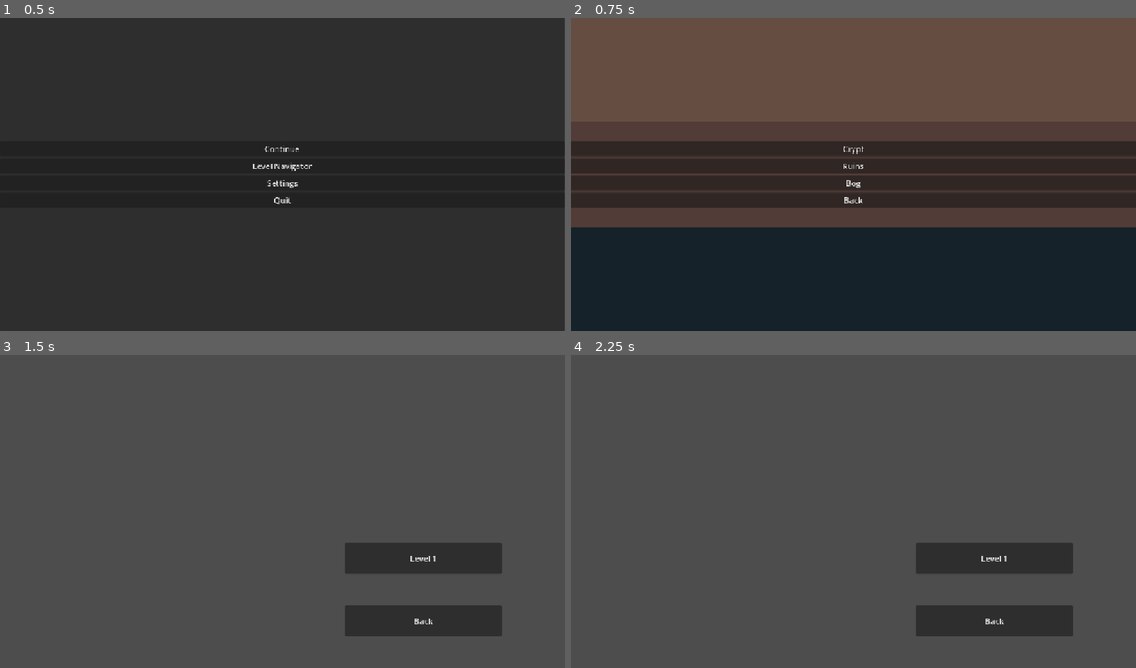
Above: before the commit, frames 1-4 (two rows, left to right).
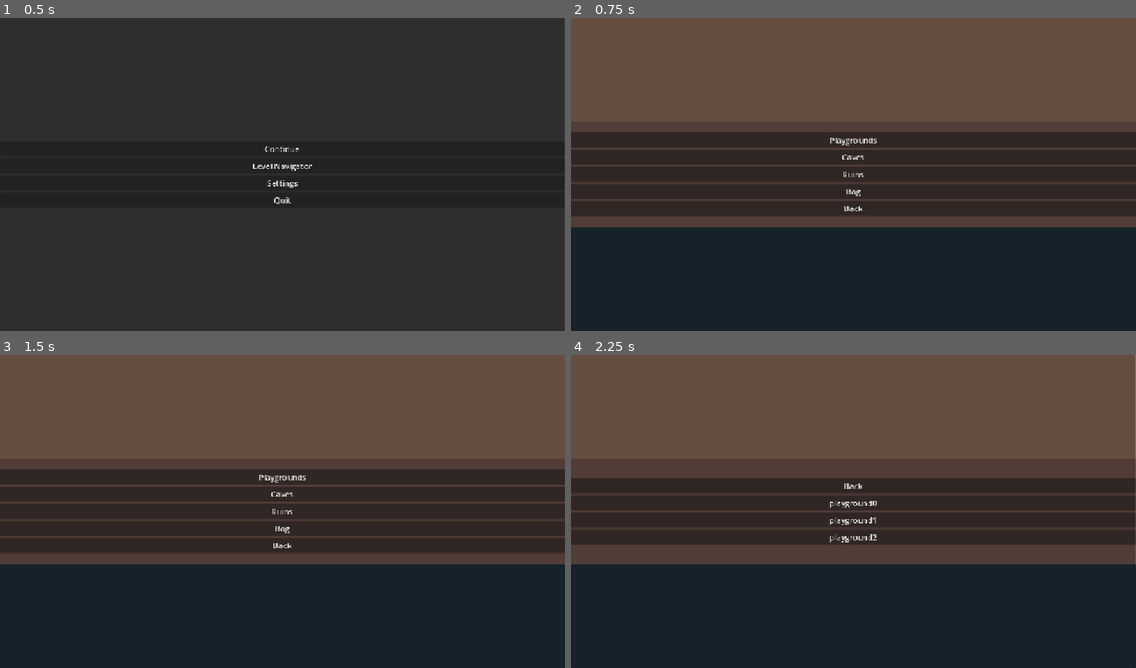
Above: after the commit, the same moments.

Repository: whitsettbe/kcol-f26-gamedevproj-cb
Game: Godot game, scene res://scenes/main_menu.tscn
Two runs of this game, one before a commit and one after it. Both use one fixed random seed, a clock stepped at 60 frames per second and the inputs below. This scene is started directly instead of the project's main scene.
Inputs (mouse positions are in pixels of both pictures, inside the frame that each line leads up to):
- Up to frame 1 (0.5 s): no input
- Up to frame 2 (0.75 s): click "Level Navigator" at 0.5 s
- Up to frame 3 (1.5 s): click (282, 486) at 1.25 s, where only the run before the commit has a clickable "Crypt"
- Up to frame 4 (2.25 s): click (853, 477) at 2 s, where only the run after the commit has a clickable "Playgrounds"

Frame 1 is identical in both runs. In frame 2, 9.0% of the frame differs, in the area x 0-100%, y 36-64%; in frame 3, 91%, in the area x 0-100%, y 0-100%; in frame 4, 88%.

Commit message:
Add dynamic level buttons.

Diff:
--- /dev/null
+++ b/TornAsunder/level_components/scripts/caves_navigator.gd
@@ -0,0 +1,17 @@
+extends Node2D
+
+
+# Called when the node enters the scene tree for the first time.
+func _ready() -> void:
+	hide()
+
+# Called every frame. 'delta' is the elapsed time since the previous frame.
+func _process(delta: float) -> void:
+	pass
+
+func open():
+	show()
+
+# Opens previous page.
+func _on_back_pressed() -> void:
+	hide()
--- /dev/null
+++ b/TornAsunder/level_components/scripts/caves_vbox.gd
@@ -0,0 +1,24 @@
+extends VBoxContainer
+
+# Called when the node enters the scene tree for the first time.
+# Create buttons based on levels in folder
+func _ready() -> void:
+	var levels = DirAccess.get_files_at("res://levels/Caves/")
+	var buttons = []
+	for i in range(len(levels)):
+		buttons.append(Button.new())
+		buttons[i].text = levels[i].replace("res://levels/Caves/", "").replace(".tscn", "")
+		print(buttons[i].text)
+		buttons[i].pressed.connect(Callable(self, "_on_button_pressed").bind(levels[i]))
+		add_child(buttons[i])
+
+
+# Called every frame. 'delta' is the elapsed time since the previous frame.
+func _process(delta: float) -> void:
+	pass
+
+# Goes to
+func _on_button_pressed(level: Variant) -> void:
+	Globals.level_scene.queue_free()
+	Globals.level_idx = Globals.level_paths.find("res://levels/Caves/" + level)
+	get_tree().change_scene_to_file("res://scenes/multilevel.tscn")
--- a/TornAsunder/scripts/crypt_navigator.gd
+++ b/TornAsunder/playground_navigator.gd
@@ -3,17 +3,15 @@
 
 # Called when the node enters the scene tree for the first time.
 func _ready() -> void:
-	pass # Replace with function body.
-
+	hide()
 
 # Called every frame. 'delta' is the elapsed time since the previous frame.
 func _process(delta: float) -> void:
 	pass
 
-# Opens first level. Currently hard coded to first playground.
-func _on_level_1_pressed() -> void:
-	get_tree().change_scene_to_file("res://levels/playground1.tscn")
+func open():
+	show()
 
 # Opens previous page.
 func _on_back_pressed() -> void:
-	get_tree().change_scene_to_file(Globals.menu_stack.pop_back())
+	hide()
--- /dev/null
+++ b/TornAsunder/playground_navigator.tscn
@@ -0,0 +1,29 @@
+[gd_scene format=3 uid="uid://l2gypp4kmgse"]
+
+[ext_resource type="Script" uid="uid://cetruuv5p2wh8" path="res://playground_navigator.gd" id="1_ag88b"]
+[ext_resource type="Texture2D" uid="uid://bgsekbinnjf7k" path="res://LevelNavigatorConceptButtonless.png" id="1_ivfs6"]
+[ext_resource type="Script" uid="uid://c1v0m0bybt13k" path="res://playground_vbox.gd" id="2_ivfs6"]
+
+[node name="playground_navigator" type="Node2D" unique_id=534790582]
+script = ExtResource("1_ag88b")
+
+[node name="TextureRect" type="TextureRect" parent="." unique_id=1515529069]
+offset_left = -8.0
+offset_top = -8.0
+offset_right = 1160.0
+offset_bottom = 648.0
+texture = ExtResource("1_ivfs6")
+expand_mode = 1
+
+[node name="PanelContainer" type="PanelContainer" parent="." unique_id=299608579]
+offset_right = 1152.0
+offset_bottom = 640.0
+
+[node name="PlaygroundVbox" type="VBoxContainer" parent="PanelContainer" unique_id=545949006]
+layout_mode = 2
+alignment = 1
+script = ExtResource("2_ivfs6")
+
+[node name="Back" type="Button" parent="PanelContainer/PlaygroundVbox" unique_id=1199583467]
+layout_mode = 2
+text = "Back"
--- /dev/null
+++ b/TornAsunder/playground_vbox.gd
@@ -0,0 +1,24 @@
+extends VBoxContainer
+
+# Called when the node enters the scene tree for the first time.
+# Create buttons based on levels in folder
+func _ready() -> void:
+	var levels = DirAccess.get_files_at("res://levels/Playgrounds/")
+	var buttons = []
+	for i in range(len(levels)):
+		buttons.append(Button.new())
+		buttons[i].text = levels[i].replace(".tscn", "")
+		print(buttons[i].text)
+		buttons[i].pressed.connect(Callable(self, "_on_button_pressed").bind(levels[i]))
+		add_child(buttons[i])
+
+
+# Called every frame. 'delta' is the elapsed time since the previous frame.
+func _process(delta: float) -> void:
+	pass
+
+# Goes to
+func _on_button_pressed(level: Variant) -> void:
+	Globals.level_scene.queue_free()
+	Globals.level_idx = Globals.level_paths.find("res://levels/Playgrounds/" + level)
+	get_tree().change_scene_to_file("res://scenes/multilevel.tscn")
--- a/TornAsunder/scenes/caves_navigator.tscn
+++ b/TornAsunder/scenes/caves_navigator.tscn
@@ -1,31 +1,31 @@
 [gd_scene format=3 uid="uid://dvfhbabj0kal0"]
 
-[ext_resource type="Script" uid="uid://ca0o7f82vjujb" path="res://scripts/crypt_navigator.gd" id="1_qrj24"]
+[ext_resource type="Script" uid="uid://ca0o7f82vjujb" path="res://level_components/scripts/caves_navigator.gd" id="1_qrj24"]
+[ext_resource type="Texture2D" uid="uid://bgsekbinnjf7k" path="res://LevelNavigatorConceptButtonless.png" id="2_uobnm"]
+[ext_resource type="Script" uid="uid://bl7ykll8yao4" path="res://level_components/scripts/caves_vbox.gd" id="2_va5dg"]
 
 [node name="Caves Navigator" type="Node2D" unique_id=794097652]
 script = ExtResource("1_qrj24")
 
-[node name="Button_manager" type="Control" parent="." unique_id=23808959]
-layout_mode = 3
-anchors_preset = 0
-offset_right = 40.0
-offset_bottom = 40.0
+[node name="TextureRect" type="TextureRect" parent="." unique_id=915271404]
+offset_left = -8.0
+offset_top = -8.0
+offset_right = 1160.0
+offset_bottom = 648.0
+texture = ExtResource("2_uobnm")
+expand_mode = 1
 
-[node name="Level_1" type="Button" parent="Button_manager" unique_id=1907901196]
-layout_mode = 0
-offset_left = 704.0
-offset_top = 384.0
-offset_right = 1024.0
-offset_bottom = 448.0
-text = "Level 1"
+[node name="PanelContainer" type="PanelContainer" parent="." unique_id=335295732]
+offset_right = 1152.0
+offset_bottom = 640.0
 
-[node name="Back" type="Button" parent="Button_manager" unique_id=731831224]
-layout_mode = 0
-offset_left = 704.0
-offset_top = 512.0
-offset_right = 1024.0
-offset_bottom = 576.0
+[node name="CavesVbox" type="VBoxContainer" parent="PanelContainer" unique_id=1266873305]
+layout_mode = 2
+alignment = 1
+script = ExtResource("2_va5dg")
+
+[node name="Back" type="Button" parent="PanelContainer/CavesVbox" unique_id=731831224]
+layout_mode = 2
 text = "Back"
 
-[connection signal="pressed" from="Button_manager/Level_1" to="." method="_on_level_1_pressed"]
-[connection signal="pressed" from="Button_manager/Back" to="." method="_on_back_pressed"]
+[connection signal="pressed" from="PanelContainer/CavesVbox/Back" to="." method="_on_back_pressed"]
--- a/TornAsunder/scenes/crypt_navigator.tscn
+++ /dev/null
@@ -1,31 +0,0 @@
-[gd_scene format=3 uid="uid://d0jeop3kkvr4k"]
-
-[ext_resource type="Script" uid="uid://ca0o7f82vjujb" path="res://scripts/crypt_navigator.gd" id="1_oonv8"]
-
-[node name="Crypt Navigator" type="Node2D" unique_id=794097652]
-script = ExtResource("1_oonv8")
-
-[node name="Button_manager" type="Control" parent="." unique_id=23808959]
-layout_mode = 3
-anchors_preset = 0
-offset_right = 40.0
-offset_bottom = 40.0
-
-[node name="Level_1" type="Button" parent="Button_manager" unique_id=1907901196]
-layout_mode = 0
-offset_left = 704.0
-offset_top = 384.0
-offset_right = 1024.0
-offset_bottom = 448.0
-text = "Level 1"
-
-[node name="Back" type="Button" parent="Button_manager" unique_id=731831224]
-layout_mode = 0
-offset_left = 704.0
-offset_top = 512.0
-offset_right = 1024.0
-offset_bottom = 576.0
-text = "Back"
-
-[connection signal="pressed" from="Button_manager/Level_1" to="." method="_on_level_1_pressed"]
-[connection signal="pressed" from="Button_manager/Back" to="." method="_on_back_pressed"]
--- a/TornAsunder/scenes/layer_navigator.tscn
+++ b/TornAsunder/scenes/layer_navigator.tscn
@@ -2,6 +2,8 @@
 
 [ext_resource type="Script" uid="uid://hcecr0uuwn0b" path="res://scripts/layer_navigator.gd" id="1_hwvb6"]
 [ext_resource type="Texture2D" uid="uid://bgsekbinnjf7k" path="res://LevelNavigatorConceptButtonless.png" id="2_8dti4"]
+[ext_resource type="PackedScene" uid="uid://dvfhbabj0kal0" path="res://scenes/caves_navigator.tscn" id="3_nmdk5"]
+[ext_resource type="PackedScene" uid="uid://l2gypp4kmgse" path="res://playground_navigator.tscn" id="4_tg101"]
 
 [node name="Layer Navigator" type="Node2D" unique_id=846608510]
 script = ExtResource("1_hwvb6")
@@ -24,9 +26,13 @@
 layout_mode = 2
 alignment = 1
 
-[node name="Crypt" type="Button" parent="PanelContainer/Button_manager" unique_id=1789523028]
+[node name="Playgrounds" type="Button" parent="PanelContainer/Button_manager" unique_id=222210046]
 layout_mode = 2
-text = "Crypt"
+text = "Playgrounds"
+
+[node name="Caves" type="Button" parent="PanelContainer/Button_manager" unique_id=1789523028]
+layout_mode = 2
+text = "Caves"
 
 [node name="Ruins" type="Button" parent="PanelContainer/Button_manager" unique_id=279887556]
 layout_mode = 2
@@ -40,7 +46,12 @@
 layout_mode = 2
 text = "Back"
 
-[connection signal="pressed" from="PanelContainer/Button_manager/Crypt" to="." method="_on_crypt_pressed"]
+[node name="Caves Navigator" parent="." unique_id=794097652 instance=ExtResource("3_nmdk5")]
+
+[node name="playground_navigator" parent="." unique_id=534790582 instance=ExtResource("4_tg101")]
+
+[connection signal="pressed" from="PanelContainer/Button_manager/Playgrounds" to="playground_navigator" method="open"]
+[connection signal="pressed" from="PanelContainer/Button_manager/Caves" to="Caves Navigator" method="open"]
 [connection signal="pressed" from="PanelContainer/Button_manager/Ruins" to="." method="_on_ruins_pressed"]
 [connection signal="pressed" from="PanelContainer/Button_manager/Bog" to="." method="_on_bog_pressed"]
 [connection signal="pressed" from="PanelContainer/Button_manager/Back" to="." method="_on_back_pressed"]
--- a/TornAsunder/scripts/Globals.gd
+++ b/TornAsunder/scripts/Globals.gd
@@ -2,6 +2,17 @@
 
 # Stack to hold previous menus
 var menu_stack = []
+
+var level_paths = [
+	"res://levels/Playgrounds/playground1.tscn",
+	"res://levels/Playgrounds/playground2.tscn"
+	]
+
+var level_idx = 0
+
+var level_scene
+
+var level_scene_stack = []
 
 # Called when the node enters the scene tree for the first time.
 func _ready() -> void:
--- a/TornAsunder/scripts/layer_navigator.gd
+++ b/TornAsunder/scripts/layer_navigator.gd
@@ -13,19 +13,6 @@
 func open():
 	show()
 
-# Opens crypt level navigator
-func _on_crypt_pressed() -> void:
-	Globals.menu_stack.append("res://scenes/layer_navigator.tscn")
-	get_tree().change_scene_to_file("res://scenes/crypt_navigator.tscn")
-
-# Opens ruins level navigator. Not implemented yet
-func _on_ruins_pressed() -> void:
-	pass # Replace with function body.
-
-# Opens Bog level navigator. Not implemented yet.
-func _on_bog_pressed() -> void:
-	pass # Replace with function body.
-
 # Opens previous page. Currently hard coded to main menu
 func _on_back_pressed() -> void:
 	hide()
--- a/TornAsunder/scripts/multilevel.gd
+++ b/TornAsunder/scripts/multilevel.gd
@@ -1,17 +1,9 @@
 extends Node2D
-
-var level_paths = [
-	"res://levels/playground1.tscn",
-	"res://levels/playground2.tscn"
-]
-var level_idx = 0
-var level_scene
-var level_scene_stack = []
 
 
 # Called when the node enters the scene tree for the first time.
 func _ready() -> void:
-	load_level(level_idx)
+	load_level(Globals.level_idx)
 
 
 # Called every frame. 'delta' is the elapsed time since the previous frame.
@@ -22,33 +14,33 @@
 # Load the indicated level, attaching its completion
 #  signal to this script.
 func load_level(idx : int) -> void:
-	level_scene = load(level_paths[idx]).instantiate()
-	call_deferred("add_child", level_scene)
+	Globals.level_scene = load(Globals.level_paths[idx]).instantiate()
+	call_deferred("add_child", Globals.level_scene)
 	connect_level_signals()
-	level_scene_stack = []
+	Globals.level_scene_stack = []
 
 
 # Connect the level scene's signals to scripts in this file
 func connect_level_signals() -> void:
-	level_scene.connect("level_completed",
+	Globals.level_scene.connect("level_completed",
 			_on_level_completed)
-	level_scene.connect("state_push_requested",
+	Globals.level_scene.connect("state_push_requested",
 			_on_state_push_requested)
-	level_scene.connect("state_drop_requested",
+	Globals.level_scene.connect("state_drop_requested",
 			_on_state_drop_requested)
-	level_scene.connect("state_undo_requested",
+	Globals.level_scene.connect("state_undo_requested",
 			_on_state_undo_requested)
-	level_scene.connect("level_reset_requested",
+	Globals.level_scene.connect("level_reset_requested",
 			_on_level_reset_requested)
 
 
 # When a level ends, delete it and load the next one,
 #  or quit if there is none (temporary behavior)
 func _on_level_completed() -> void:
-	level_scene.queue_free()
-	level_idx += 1
-	if level_idx < len(level_paths):
-		load_level(level_idx)
+	Globals.level_scene.queue_free()
+	Globals.level_idx += 1
+	if Globals.level_idx < len(Globals.level_paths):
+		load_level(Globals.level_idx)
 	else:
 		get_tree().quit()
 
@@ -57,17 +49,17 @@
 #  but only if no blocks are actively rolling!
 func _on_state_push_requested() -> void:
 
-	if level_scene.any_active_rolls():
+	if Globals.level_scene.any_active_rolls():
 		return
 
-	level_scene_stack.push_back(PackedScene.new())
-	level_scene_stack.back().pack(level_scene)
+	Globals.level_scene_stack.push_back(PackedScene.new())
+	Globals.level_scene_stack.back().pack(Globals.level_scene)
 
 
 # Delete the last entry on the undo stack
 func _on_state_drop_requested() -> void:
-	if len(level_scene_stack) > 0:
-		level_scene_stack.pop_back()
+	if len(Globals.level_scene_stack) > 0:
+		Globals.level_scene_stack.pop_back()
 
 
 # Load the last entry on the undo stack
@@ -77,14 +69,14 @@
 #  on the part of Godot. See discussion at
 #  github.com/godotengine/godot/issues/85372.
 func _on_state_undo_requested() -> void:
-	if len(level_scene_stack) > 0:
-		level_scene.queue_free()
-		level_scene = level_scene_stack.pop_back().instantiate()
-		call_deferred("add_child", level_scene)
+	if len(Globals.level_scene_stack) > 0:
+		Globals.level_scene.queue_free()
+		Globals.level_scene = Globals.level_scene_stack.pop_back().instantiate()
+		call_deferred("add_child", Globals.level_scene)
 		connect_level_signals()
 
 
 # Reset the current level
 func _on_level_reset_requested() -> void:
-	level_scene.queue_free()
-	load_level(level_idx)
+	Globals.level_scene.queue_free()
+	load_level(Globals.level_idx)
Renamed: TornAsunder/scripts/crypt_navigator.gd.uid -> TornAsunder/level_components/scripts/caves_navigator.gd.uid
Not shown, added: TornAsunder/level_components/scripts/caves_vbox.gd.uid
Renamed: TornAsunder/levels/playground0.tscn -> TornAsunder/levels/Playgrounds/playground0.tscn
Renamed: TornAsunder/levels/playground1.tscn -> TornAsunder/levels/Playgrounds/playground1.tscn
Renamed: TornAsunder/levels/playground2.tscn -> TornAsunder/levels/Playgrounds/playground2.tscn
Not shown, added: TornAsunder/playground_navigator.gd.uid
Not shown, added: TornAsunder/playground_vbox.gd.uid
